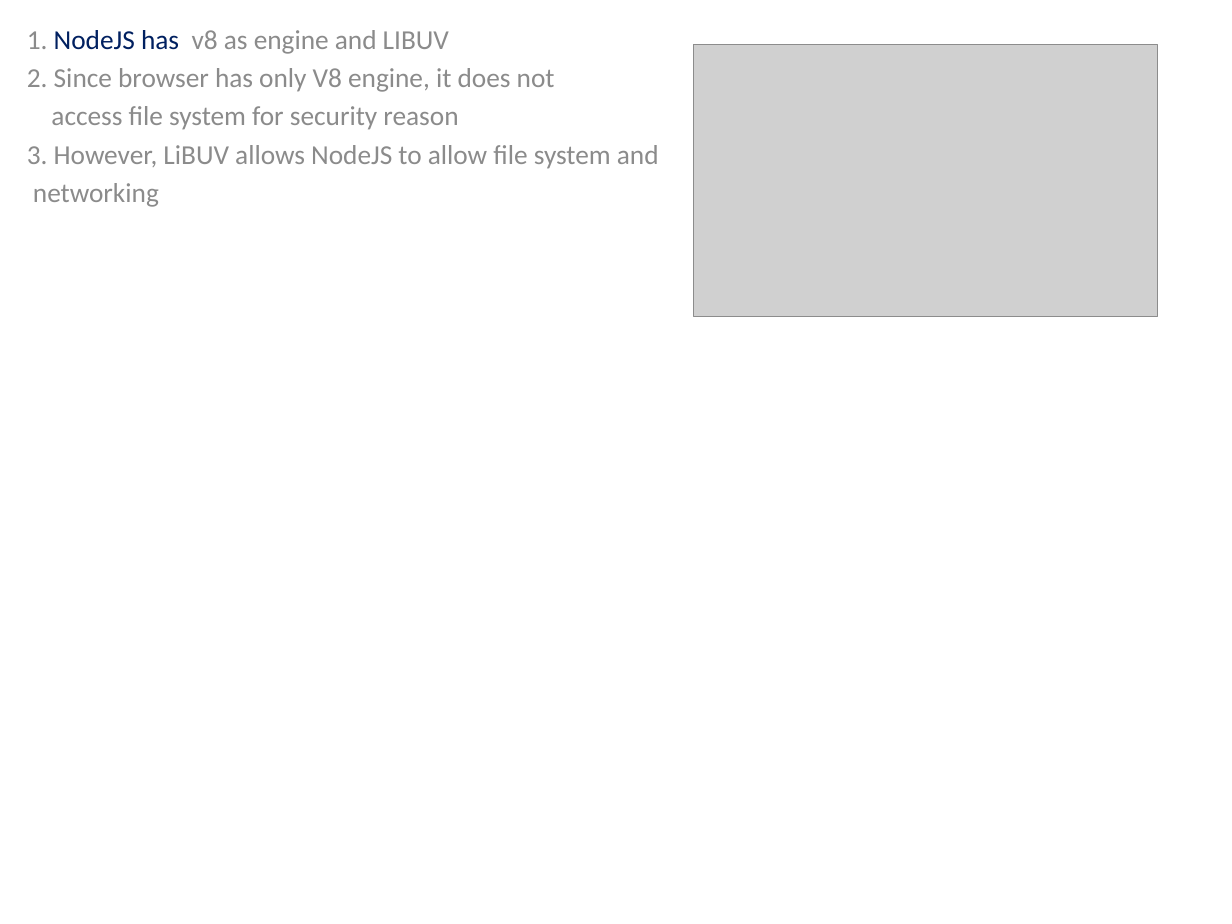
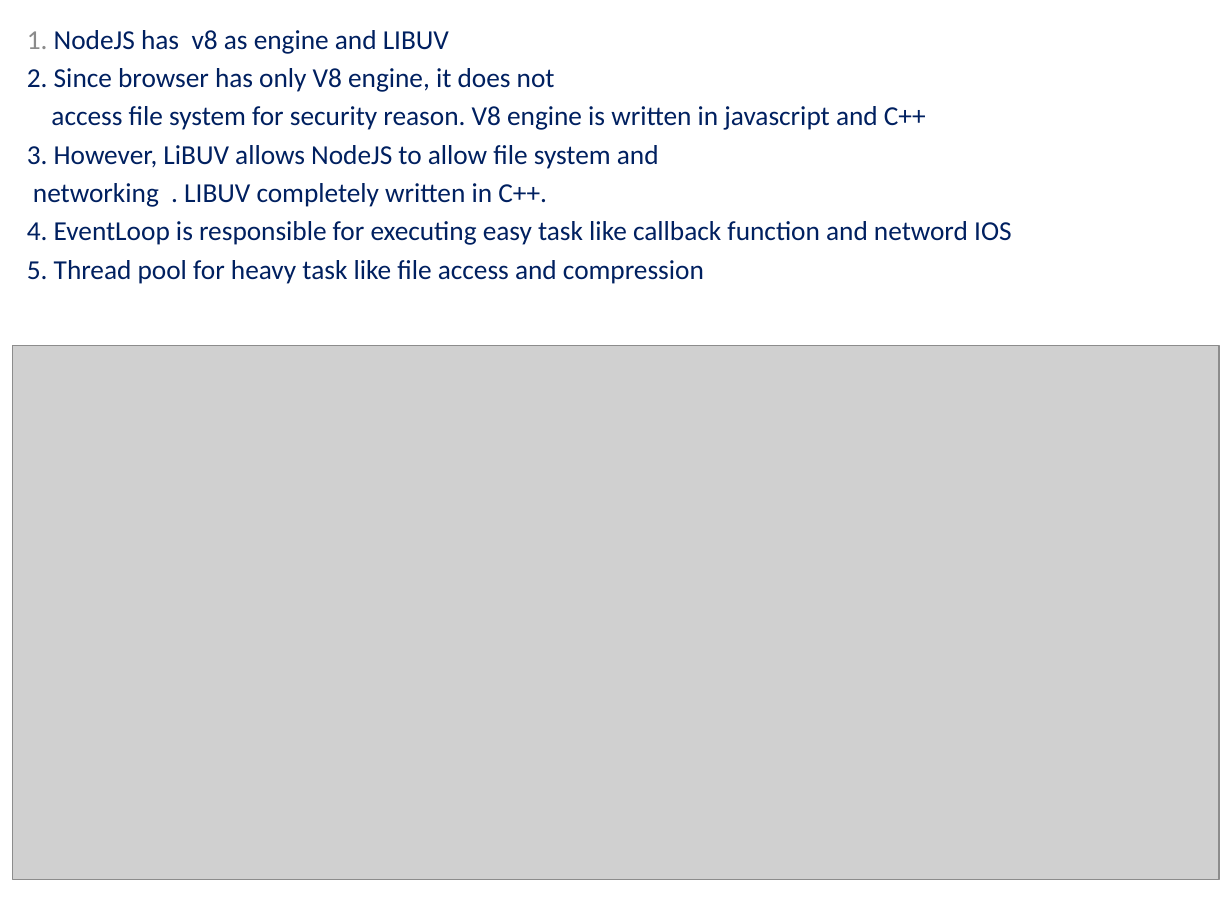
Before and after one commit to mdzaidkhan855/NodeJS_Proacademy, a slide deck: slide 1 of NodeJS-Architecture.pptx. Drawn at 1232x924 pixels with LibreOffice and Linux fonts; fonts in the diff are those of the drawing; grey boxes stand for pictures. Boxes give left, top, right and bottom in pixels: in the first picture for what was removed or moved away, otherwise in the second. Text is boxed around its words. In the diff, an @@ line names an element or a change of style, - is before the commit and + after.

Commit message:
NodeJS architecture

```diff
--- a/NodeJS-Architecture.pptx
+++ b/NodeJS-Architecture.pptx
@@ subtitle at (x1=27, y1=30, x2=659, y2=169): text colour #8C8C8C to #002060 in "v8 as engine and LIBUV", "2. Since browser has only V8 engine, ...", "3. However, LiBUV allows NodeJS to allow ..." @@
@@ picture removed at (x1=694, y1=44, x2=1157, y2=315) @@
@@ subtitle at (x1=51, y1=106, x2=926, y2=130): text changed; text colour #8C8C8C to #002060 @@
-access file system for security reason
+access file system for security reason. V8 engine is written in javascript and C++
@@ subtitle at (x1=27, y1=183, x2=1012, y2=284): text changed; text colour #8C8C8C to #002060 @@
-networking
+networking . LIBUV completely written in C++.
+4. EventLoop is responsible for executing easy task like callback function and netword IOS
+5. Thread pool for heavy task like file access and compression
@@ picture added at (x1=12, y1=346, x2=1218, y2=880) @@
```
Also in this commit, not shown: 2 slides added.
